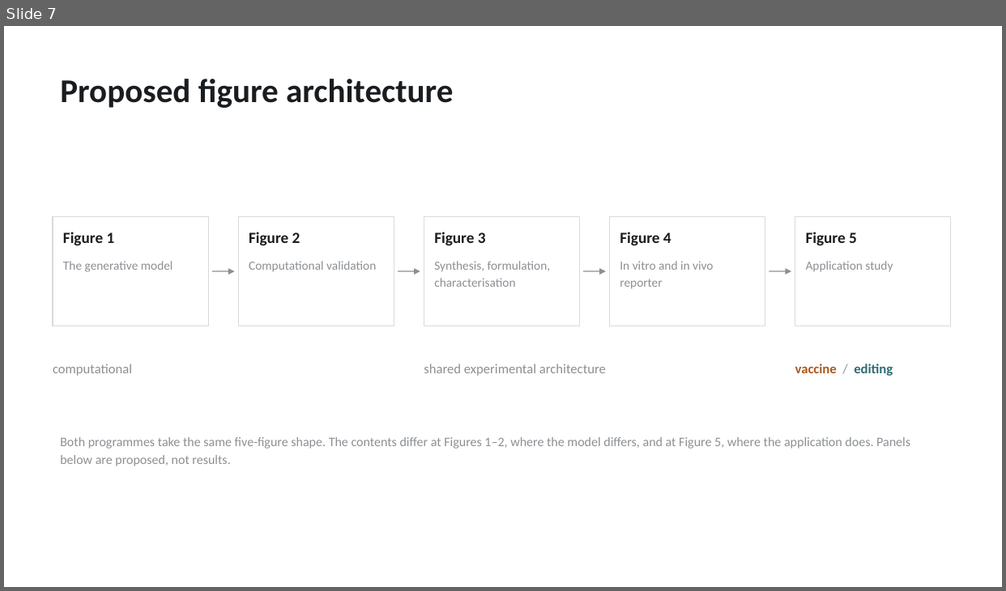
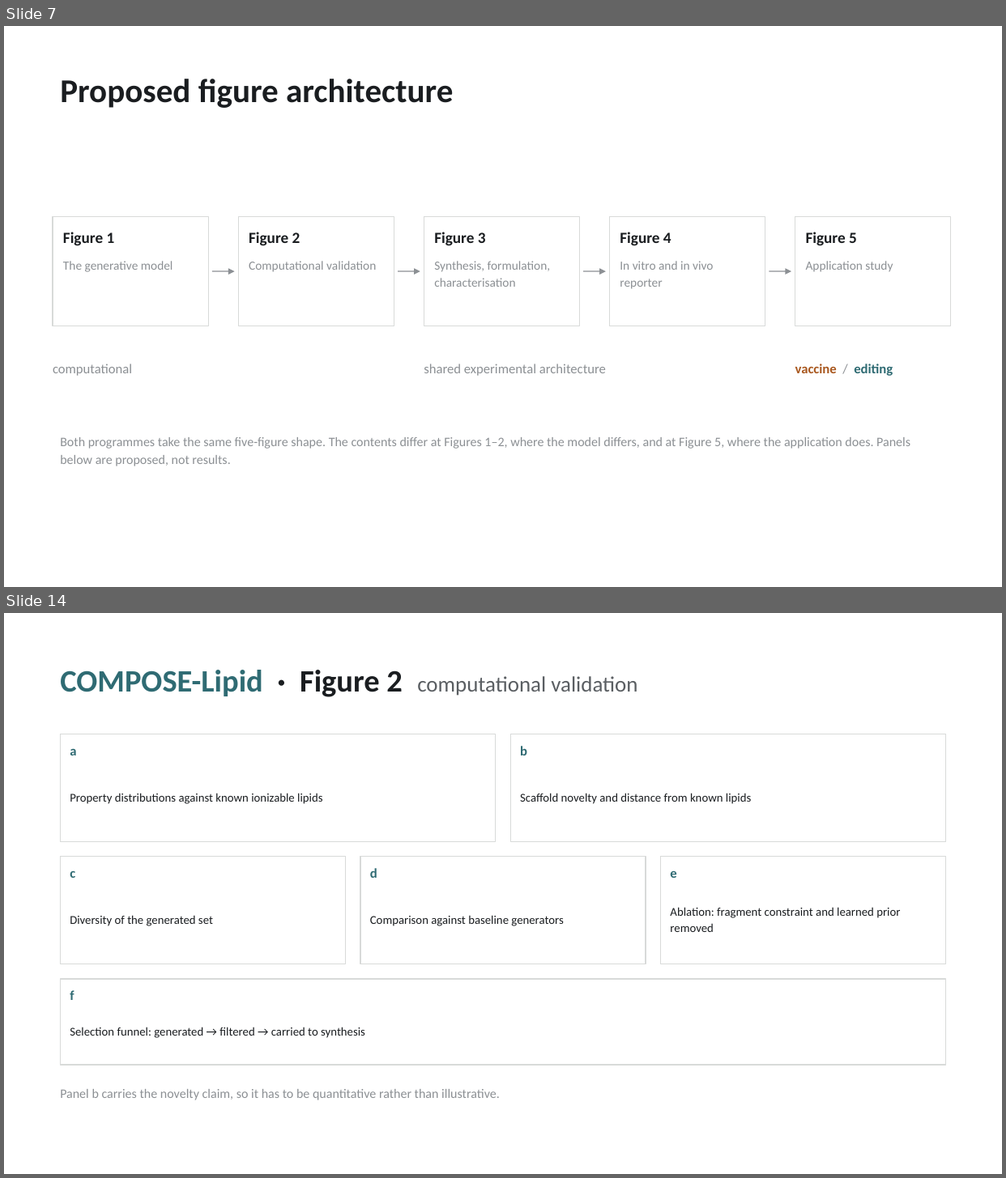
Before and after one commit to magantiro/compose_rgm, a slide deck: media/compose_slides/build/lipid_programs.pptx. Shown one above the other, each under a label of ours: slide 7 before the commit, slides 7 and 14 after it; the slides between them are not shown. The pictures are 1006x591 and 1006x1178 pixels, drawn with LibreOffice and Linux fonts; fonts in the diff are those of the drawing. Boxes give left, top, right and bottom in pixels: in the first picture for what was removed or moved away, otherwise in the second. Text is boxed around its words. In the diff, an @@ line names an element or a change of style, - is before the commit and + after.

Commit message:
media/compose_slides: lay each figure out as a panel wireframe, one per figure per paper
The five shared panel tables are replaced by ten figure slides: FORGE Figures
1-5 then COMPOSE-Lipid Figures 1-5. Each is a wireframe of the figure itself --
panel boxes on a shared grid in the arrangement the figure would use, each
carrying its letter and a line saying what it shows.

Rows and columns are sized from relative weights and fill the canvas exactly, so
a wide schematic panel reads as wide and a row of four small panels reads as
four. The layout can be pictured directly instead of reconstructed from a list.

Panel text is centred in the space under its letter, so a short caption does not
leave the box looking empty.

Still proposed, not results: no panel carries a number and none reports a
measurement. Deck is 17 slides; the XML audit reports no off-canvas, margin or
overflow defects.

```diff
--- a/media/compose_slides/build/lipid_programs.pptx
+++ b/media/compose_slides/build/lipid_programs.pptx
@@ slide 14 added at (4, 613, 1002, 1174), background #FFFFFF @@
@@ text added at (60, 670, 637, 697), 21 pt, text #5A5E62 @@
+COMPOSE-Lipid · Figure 2 computational validation
@@ rectangle added at (60, 735, 496, 842), fill #FFFFFF, outline #D8DAD9 1 pt @@
@@ text added at (70, 748, 76, 756), 13 pt, text #2F6B73, bold @@
+a
@@ rectangle added at (511, 735, 947, 842), fill #FFFFFF, outline #D8DAD9 1 pt @@
@@ text added at (520, 746, 527, 756), 13 pt, text #2F6B73, bold @@
+b
@@ text added at (70, 793, 322, 804), 11.5 pt, text #1A1D20 @@
+Property distributions against known ionizable lipids
@@ text added at (520, 793, 751, 804), 11.5 pt, text #1A1D20 @@
+Scaffold novelty and distance from known lipids
@@ rectangle added at (60, 857, 345, 965), fill #FFFFFF, outline #D8DAD9 1 pt @@
@@ text added at (70, 871, 75, 878), 13 pt, text #2F6B73, bold @@
+c
@@ rectangle added at (360, 857, 646, 965), fill #FFFFFF, outline #D8DAD9 1 pt @@
@@ text added at (370, 868, 377, 878), 13 pt, text #2F6B73, bold @@
+d
@@ rectangle added at (661, 857, 946, 965), fill #FFFFFF, outline #D8DAD9 1 pt @@
@@ text added at (670, 871, 676, 878), 13 pt, text #2F6B73, bold @@
+e
@@ text added at (70, 915, 213, 926), 11.5 pt, text #1A1D20 @@
+Diversity of the generated set
@@ text added at (370, 915, 563, 926), 11.5 pt, text #1A1D20 @@
+Comparison against baseline generators
@@ text added at (670, 907, 900, 932), 11.5 pt, text #1A1D20 @@
+Ablation: fragment constraint and learned prior removed
@@ rectangle added at (60, 979, 946, 1065), fill #FFFFFF, outline #D8DAD9 1 pt @@
@@ text added at (70, 990, 74, 1000), 13 pt, text #2F6B73, bold @@
+f
@@ text added at (70, 1027, 365, 1038), 11.5 pt, text #1A1D20 @@
+Selection funnel: generated → filtered → carried to synthesis
@@ text added at (60, 1089, 500, 1101), 12.5 pt, text #8C9094 @@
+Panel b carries the novelty claim, so it has to be quantitative rather than illustrative.
```
Also in this commit, not shown: 3 slides changed, 6 other slides added, 2 slides removed, 3 other files.
